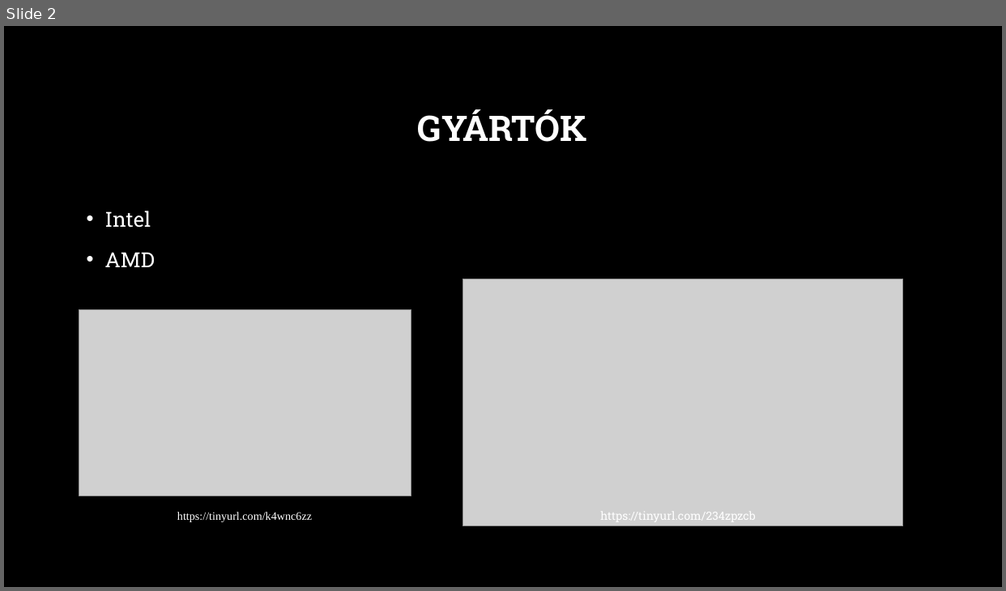
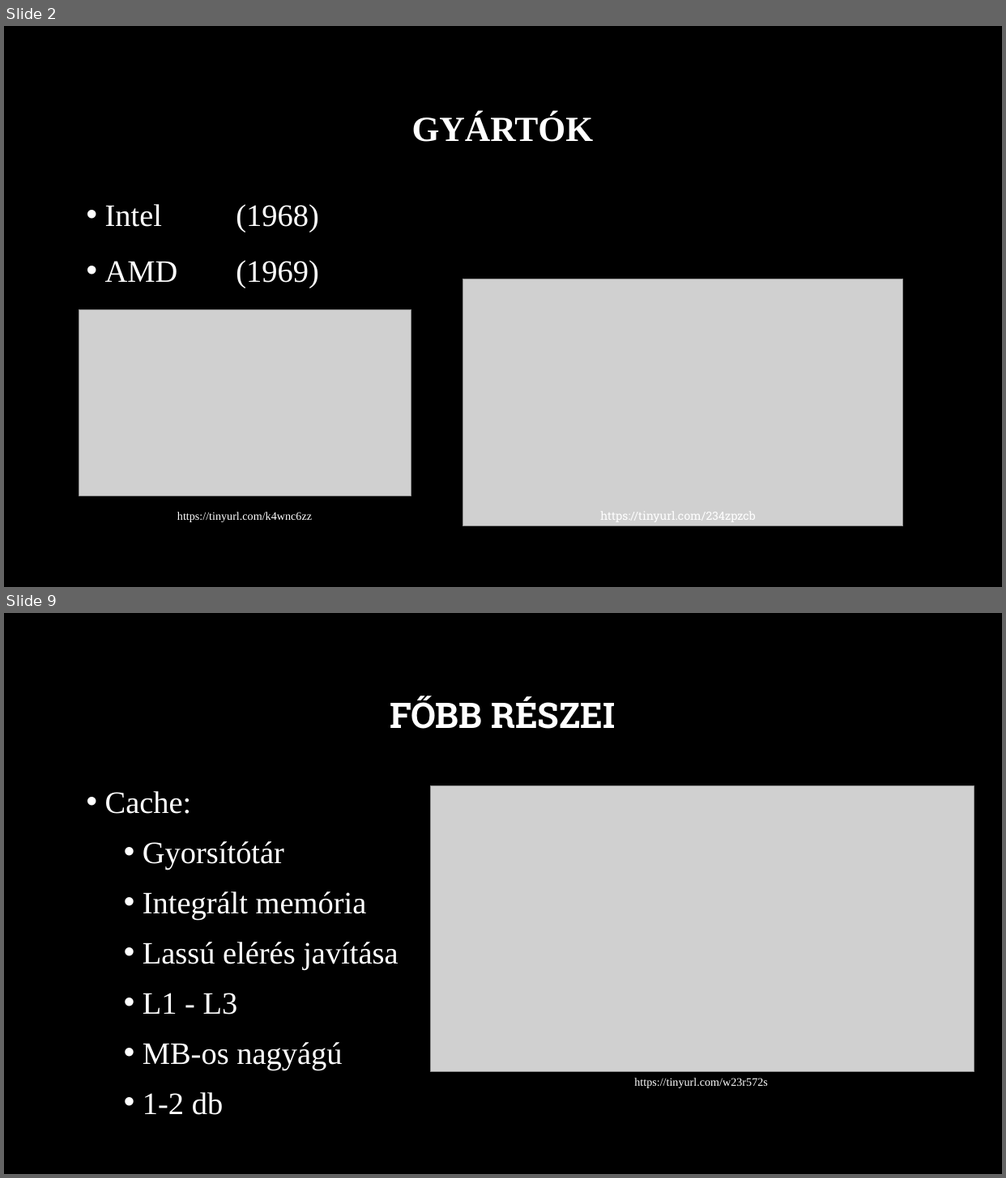
Before and after one commit to MszrsRicsi/Paprika, a slide deck: Processzorok.pptx. Shown one above the other, each under a label of ours: slide 2 before the commit, slides 2 and 9 after it; the slides between them are not shown. The pictures are 1006x591 and 1006x1178 pixels, drawn with LibreOffice and Linux fonts; fonts in the diff are those of the drawing; grey boxes stand for pictures; background and template pictures are left out. Boxes give left, top, right and bottom in pixels: in the first picture for what was removed or moved away, otherwise in the second. Text is boxed around its words. In the diff, an @@ line names an element or a change of style, - is before the commit and + after.

```diff
--- a/Processzorok.pptx
+++ b/Processzorok.pptx
@@ slide 9 added at [4,613,1002,1174], background picture (left out) @@
@@ title added at [390,696,615,729], 34 pt, text #FFFFFF, bold @@
+FŐBB RÉSZEI
@@ text added at [105,791,398,1115], 30 pt, text #FFFFFF @@
+• Cache:
+  • Gyorsítótár
+  • Integrált memória
+  • Lassú elérés javítása
+  • L1 - L3
+  • MB-os nagyágú
+  • 1-2 db
@@ picture added at [431,786,974,1072] @@
@@ text added at [634,1078,768,1088], 11 pt, text #FFFFFF @@
+https://tinyurl.com/w23r572s
@@ slide 2 changed as well @@
@@ title "GYÁRTÓK" at [412,113,594,142]: font Roboto Slab to Times New Roman @@
@@ text at [105,204,319,288]: text changed; size 20 to 30 pt; font Roboto Slab to Times New Roman @@
-• Intel
-• AMD
+• Intel (1968)
+• AMD (1969)
```
Also in this commit, not shown: 3 other slides changed, 9 other slides added, 6 slides removed.
